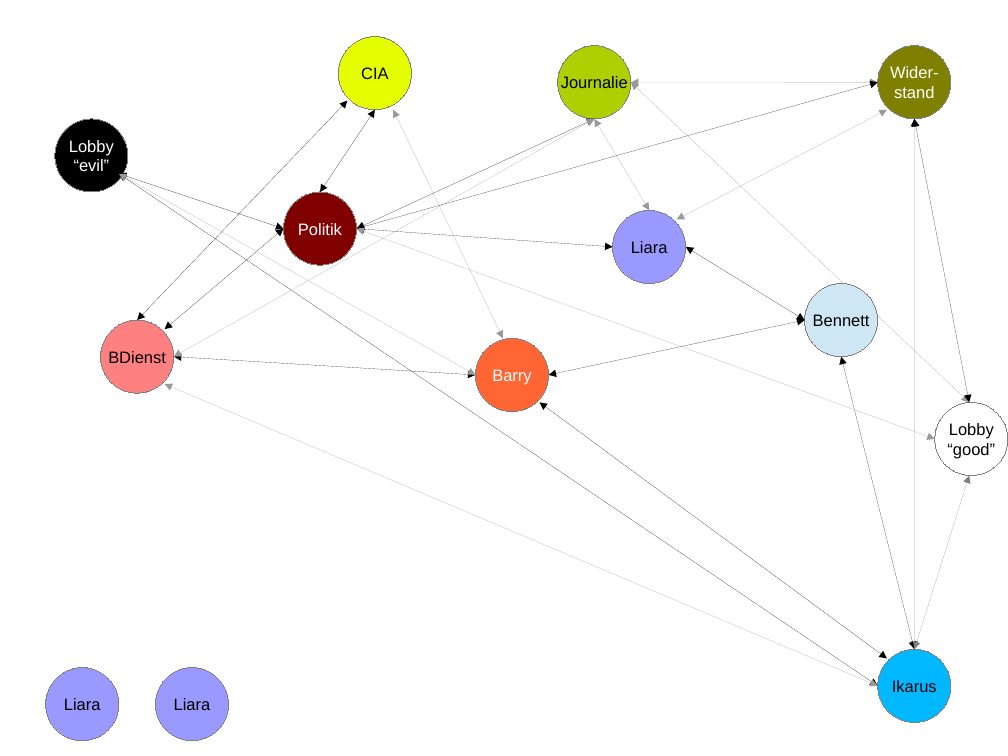
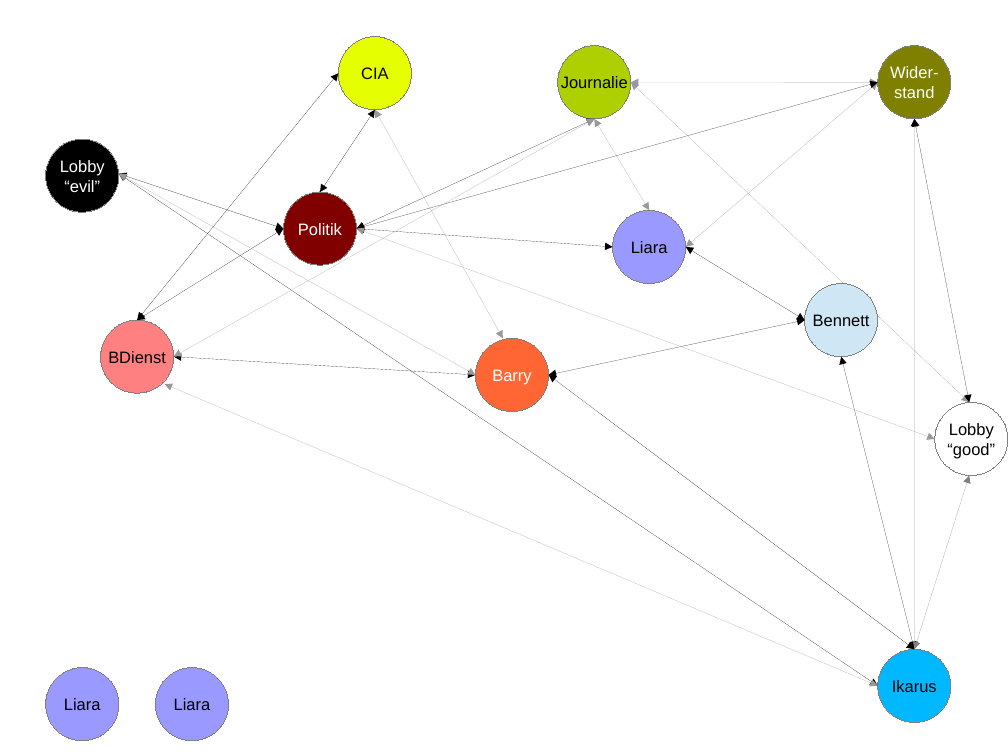
Before and after one commit to Nicone/igie, a slide deck: slide 2 of test.db/timeline_draft.odp. Drawn at 1008x756 pixels with LibreOffice and Linux fonts; fonts in the diff are those of the drawing. Boxes give left, top, right and bottom in pixels: in the first picture for what was removed or moved away, otherwise in the second. Text is boxed around its words. In the diff, an @@ line names an element or a change of style, - is before the commit and + after.

```diff
--- a/test.db/timeline_draft.odp
+++ b/test.db/timeline_draft.odp
@@ double arrow moved from (348, 101) - (137, 320) to (338, 73) - (137, 320) @@
@@ double arrow moved from (677, 220) - (887, 110) to (686, 247) - (878, 82) @@
@@ double arrow moved from (503, 338) - (393, 110) to (503, 338) - (375, 110) @@
@@ ellipse "Lobby": place and size @@
-ellipse "Lobby" at box(55, 119, 128, 192)
+ellipse "Lobby" at box(46, 139, 119, 212)
@@ double arrow moved from (165, 329) - (284, 229) to (137, 320) - (284, 229) @@
@@ double arrow moved from (887, 659) - (540, 402) to (915, 649) - (549, 375) @@
```
Also in this commit, not shown: 1 other slide changed, 9 other files.
